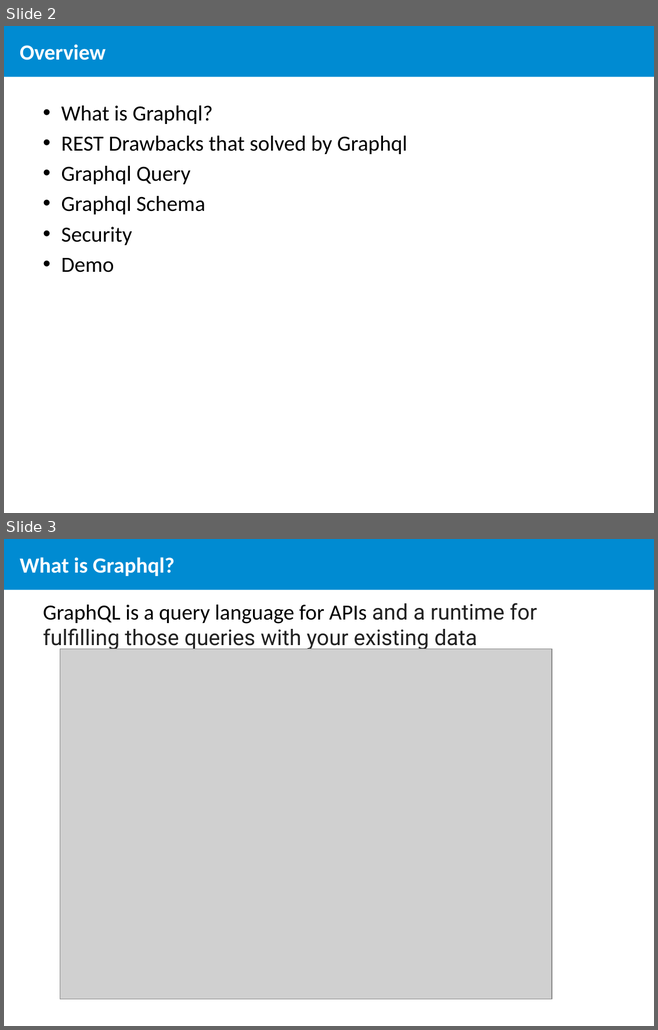
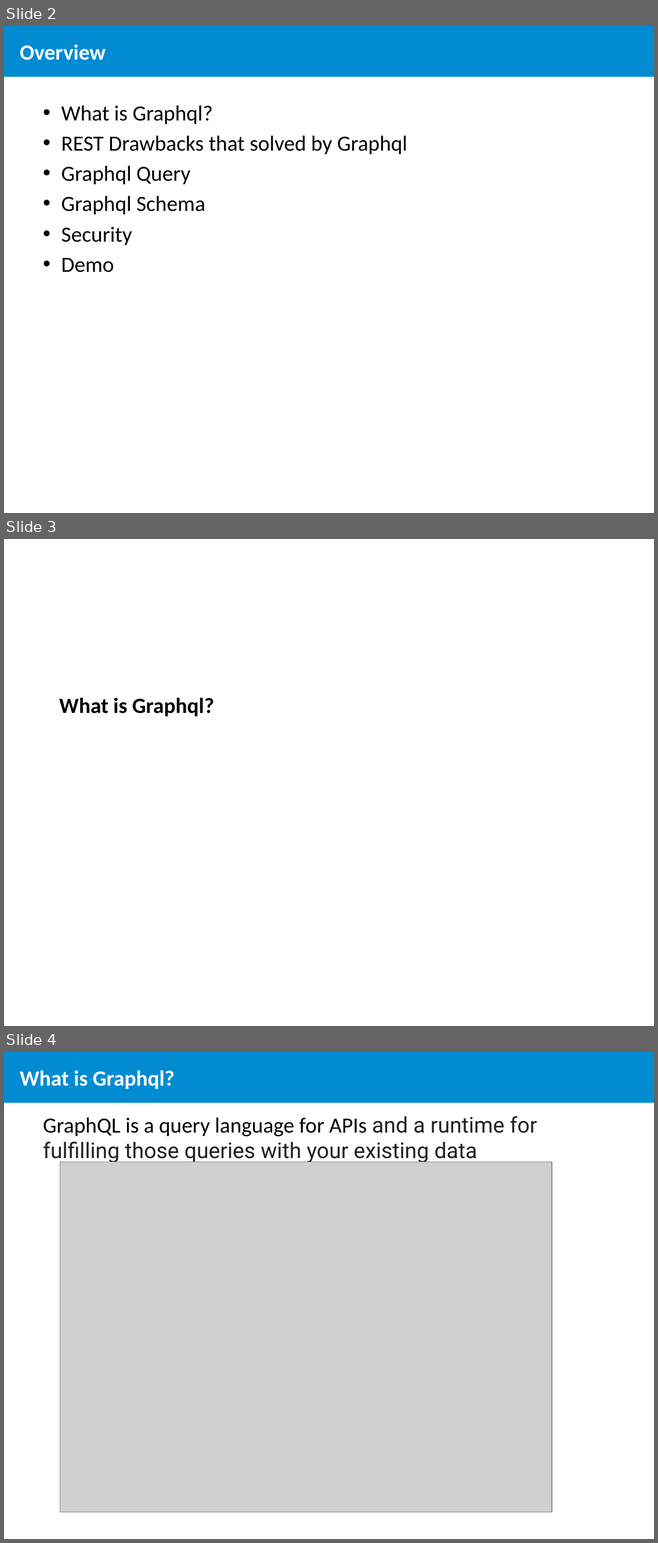
Before and after one commit to ElviraPratiwi/demoGraphql, a slide deck: Learn Graphql.pptx. Shown one above the other, each under a label of ours: slides 2 and 3 before the commit, slides 2, 3 and 4 after it. The pictures are 658x1030 and 658x1543 pixels, drawn with LibreOffice and Linux fonts; fonts in the diff are those of the drawing; grey boxes stand for pictures; background and template pictures are left out. Boxes give left, top, right and bottom in pixels: in the first picture for what was removed or moved away, otherwise in the second. Text is boxed around its words. In the diff, an @@ line names an element or a change of style, - is before the commit and + after.

```diff
--- a/Learn Graphql.pptx
+++ b/Learn Graphql.pptx
@@ slide 3 added at [4, 539, 654, 1026], background #FFFFFF; not listed: 1 template element that a slide beside it also shows @@
@@ rectangle added at [4, 539, 654, 821], fill #FFFFFF @@
@@ title added at [59, 697, 214, 716], 24 pt, text #000000, bold @@
+What is Graphql?
@@ what was slide 3 is now slide 4 @@
```
Also in this commit, not shown: 4 slides changed, 4 other slides added, 15 other files.
